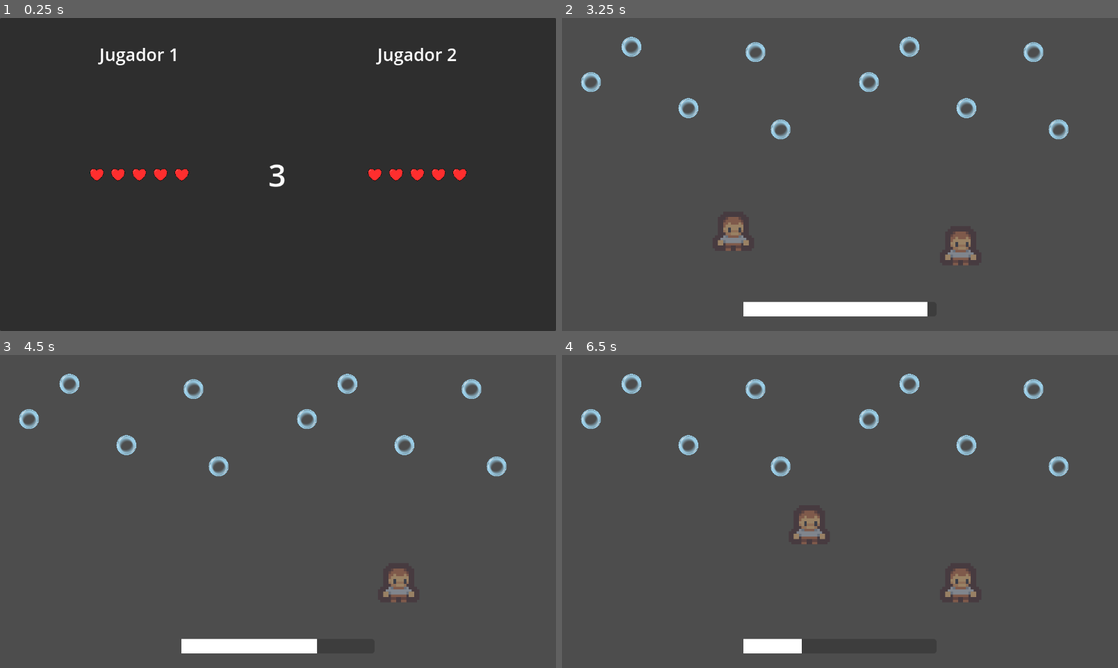
Above: before the commit, frames 1-4 (two rows, left to right).
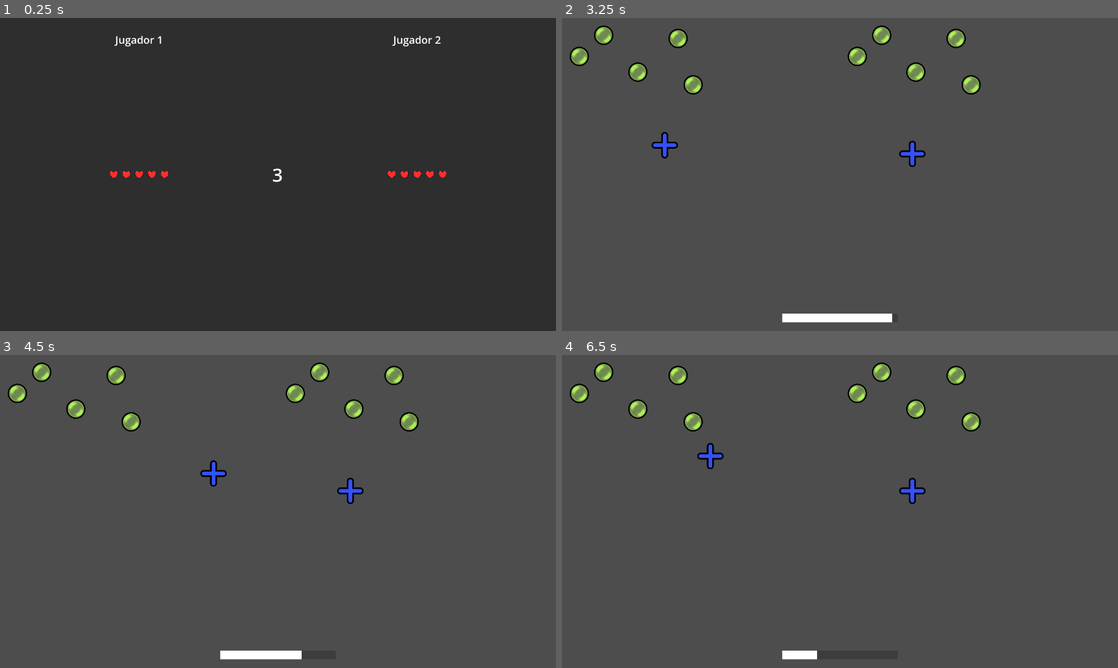
Above: after the commit, the same moments.

Repository: pablo4licante/gamejam-25
Game: Godot game, scene res://escenas/managers/main.tscn
The game is run twice, just before and just after one commit, with the same random seed, the same clock (stepped at 60 frames per second) and the same inputs.
Inputs:
- Up to frame 1 (0.25 s): no input
- Up to frame 2 (3.25 s): tap Enter at 0.5, 2 s; hold D (1_right) 0.53-2.03 s; tap W (1_up) at 0.77, 1.52, 3.02 s; tap Space at 1.25 s; hold A (1_left) 2.03-2.78 s; hold D (1_right) from 2.78 s (still down)
- Up to frame 3 (4.5 s): tap W (1_up) at 3.77 s; release D (1_right) at 4.28 s; hold A (1_left) from 4.28 s (still down)
- Up to frame 4 (6.5 s): tap W (1_up) at 4.52, 6.02 s; release A (1_left) at 5.03 s; hold D (1_right) 5.03-5.78 s; hold A (1_left) from 5.78 s (still down)

The runs differ from the first frame. In frame 1, 1.6% of the frame differs, in the area x 16-84%, y 5-54%; in frame 2, 5.9%, in the area x 1-92%, y 2-98%; in frame 3, 5.0%; in frame 4, 4.7%.

Commit message:
Estilo de max

Diff:
--- a/escenas/entidades/cursor_dispara.tscn
+++ b/escenas/entidades/cursor_dispara.tscn
@@ -1,7 +1,7 @@
 [gd_scene load_steps=5 format=3 uid="uid://bodn7uskalwok"]
 
 [ext_resource type="Script" path="res://escenas/entidades/cursor_dispara.gd" id="1_idjdx"]
-[ext_resource type="Texture2D" uid="uid://dsd8p2ifsciuh" path="res://assets/sprites/tile_0085.png" id="2_nqcl0"]
+[ext_resource type="Texture2D" uid="uid://peu1mxbofm7o" path="res://assets/sprites/cursor_azul.png" id="2_y38vy"]
 
 [sub_resource type="CircleShape2D" id="CircleShape2D_t83pe"]
 radius = 43.566
@@ -14,10 +14,9 @@
 script = ExtResource("1_idjdx")
 
 [node name="Sprite2D" type="Sprite2D" parent="."]
-modulate = Color(1, 1, 1, 0.447059)
 texture_filter = 3
-scale = Vector2(5.36, 5.36)
-texture = ExtResource("2_nqcl0")
+scale = Vector2(0.3, 0.3)
+texture = ExtResource("2_y38vy")
 
 [node name="CollisionShape2D" type="CollisionShape2D" parent="."]
 visible = false
--- a/escenas/entidades/objetivo_burbuja.tscn
+++ b/escenas/entidades/objetivo_burbuja.tscn
@@ -1,16 +1,18 @@
 [gd_scene load_steps=3 format=3 uid="uid://ciqljjbjkqo2m"]
 
-[ext_resource type="Texture2D" uid="uid://bnrmpb61hr8lv" path="res://assets/sprites/PompaAzul.png" id="2_uduhn"]
+[ext_resource type="Texture2D" uid="uid://bj1i45f2dkrq8" path="res://assets/sprites/Pompa_copia.png" id="1_ria32"]
 
 [sub_resource type="CircleShape2D" id="CircleShape2D_i2iyo"]
+radius = 20.6155
 
 [node name="ObjetivoBurbuja" type="StaticBody2D"]
 collision_layer = 2
 collision_mask = 0
 
 [node name="Sprite2D" type="Sprite2D" parent="."]
-scale = Vector2(0.0219988, 0.0219988)
-texture = ExtResource("2_uduhn")
+modulate = Color(0.682353, 0.94902, 0.345098, 1)
+scale = Vector2(0.05, 0.05)
+texture = ExtResource("1_ria32")
 
 [node name="CollisionShape2D" type="CollisionShape2D" parent="."]
 shape = SubResource("CircleShape2D_i2iyo")
--- a/escenas/entidades/plataforma_burbuja.tscn
+++ b/escenas/entidades/plataforma_burbuja.tscn
@@ -1,7 +1,7 @@
 [gd_scene load_steps=4 format=3 uid="uid://c1nn4hj3wbvb"]
 
-[ext_resource type="Texture2D" uid="uid://bnrmpb61hr8lv" path="res://assets/sprites/PompaAzul.png" id="1_c0lml"]
 [ext_resource type="Script" path="res://escenas/entidades/plataforma_burbuja.gd" id="1_p4r38"]
+[ext_resource type="Texture2D" uid="uid://bj1i45f2dkrq8" path="res://assets/sprites/Pompa_copia.png" id="2_myswq"]
 
 [sub_resource type="RectangleShape2D" id="RectangleShape2D_57bf0"]
 size = Vector2(43.2047, 10)
@@ -10,8 +10,8 @@
 script = ExtResource("1_p4r38")
 
 [node name="Sprite2D" type="Sprite2D" parent="."]
-scale = Vector2(0.0219988, 0.0219988)
-texture = ExtResource("1_c0lml")
+scale = Vector2(0.035, 0.035)
+texture = ExtResource("2_myswq")
 
 [node name="Area2D" type="Area2D" parent="."]
 collision_layer = 2
--- /dev/null
+++ b/escenas/entidades/plataforma_corta.tscn
@@ -0,0 +1,19 @@
+[gd_scene load_steps=3 format=3 uid="uid://c1l8kcqyq7x5g"]
+
+[ext_resource type="Texture2D" uid="uid://j0xrwi0psspm" path="res://assets/sprites/bloque_corto.png" id="1_853m8"]
+
+[sub_resource type="RectangleShape2D" id="RectangleShape2D_i8ho6"]
+size = Vector2(208.27, 514.944)
+
+[node name="PlataformaLarga" type="StaticBody2D"]
+collision_layer = 7
+collision_mask = 0
+
+[node name="Sprite2D" type="Sprite2D" parent="."]
+scale = Vector2(0.2, 0.2)
+texture = ExtResource("1_853m8")
+
+[node name="CollisionShape2D" type="CollisionShape2D" parent="."]
+position = Vector2(7.5, 10.7761)
+scale = Vector2(0.849859, 0.171762)
+shape = SubResource("RectangleShape2D_i8ho6")
--- /dev/null
+++ b/escenas/entidades/plataforma_larga.tscn
@@ -0,0 +1,19 @@
+[gd_scene load_steps=3 format=3 uid="uid://bepv1i4s7pgar"]
+
+[ext_resource type="Texture2D" uid="uid://cj8vkvghdexk2" path="res://assets/sprites/bloque_largo.png" id="1_deq28"]
+
+[sub_resource type="RectangleShape2D" id="RectangleShape2D_i8ho6"]
+size = Vector2(417, 447.688)
+
+[node name="PlataformaLarga" type="StaticBody2D"]
+collision_layer = 7
+collision_mask = 0
+
+[node name="Sprite2D" type="Sprite2D" parent="."]
+scale = Vector2(0.2, 0.2)
+texture = ExtResource("1_deq28")
+
+[node name="CollisionShape2D" type="CollisionShape2D" parent="."]
+position = Vector2(0, 5)
+scale = Vector2(0.849859, 0.171762)
+shape = SubResource("RectangleShape2D_i8ho6")
--- a/escenas/managers/main.gd
+++ b/escenas/managers/main.gd
@@ -23,10 +23,12 @@
 var nivel_ultimo = ""
 
 var niveles = {			# Tipo Victoria
-	"test2": [0],
-	#"test": [0],
+	#"test2": [0],
+	##"test": [0],
 	"dispara_1": [1],
-	"escena_plataformas_1": [1]
+	#"escena_plataformas_1": [1]
+	#"escena_plataformas_2": [1]
+	#"escena_plataformas_3": [1]
 }
 var nivel_tipo_victoria = 0
 
--- a/escenas/niveles/escena_plataformas_2.tscn
+++ b/escenas/niveles/escena_plataformas_2.tscn
@@ -1,20 +1,25 @@
 [gd_scene load_steps=9 format=3 uid="uid://d1qdveij1okpp"]
 
 [ext_resource type="Script" path="res://escenas/niveles/escena_plataformas_1.gd" id="1_hmvut"]
+[ext_resource type="Texture2D" uid="uid://ni7yjftytsuk" path="res://assets/fondos/fondo_atrapa_bandera.jpg" id="2_e7vav"]
 [ext_resource type="PackedScene" path="res://escenas/managers/bridge.tscn" id="2_k00ni"]
-[ext_resource type="Texture2D" uid="uid://cyhdqtfg0xq7d" path="res://assets/sprites/tile_0009.png" id="3_avalc"]
+[ext_resource type="Texture2D" uid="uid://b7v1kiki3841u" path="res://assets/sprites/bandera.png" id="3_ddmog"]
 [ext_resource type="PackedScene" uid="uid://r0fl5l5sychu" path="res://escenas/entidades/jugador_plataformas.tscn" id="4_02xmo"]
 [ext_resource type="PackedScene" uid="uid://c1nn4hj3wbvb" path="res://escenas/entidades/plataforma_burbuja.tscn" id="5_hjpym"]
+[ext_resource type="PackedScene" uid="uid://bepv1i4s7pgar" path="res://escenas/entidades/plataforma_larga.tscn" id="6_5n1hn"]
 
 [sub_resource type="RectangleShape2D" id="RectangleShape2D_ervy8"]
 
-[sub_resource type="PhysicsMaterial" id="PhysicsMaterial_65nee"]
-
-[sub_resource type="RectangleShape2D" id="RectangleShape2D_fh77o"]
-size = Vector2(417, 221)
-
 [node name="EscenaPlataformas2" type="Node"]
 script = ExtResource("1_hmvut")
+
+[node name="TextureRect" type="TextureRect" parent="."]
+modulate = Color(0, 1, 1, 1)
+offset_left = -287.0
+offset_top = -284.0
+offset_right = 935.0
+offset_bottom = 1037.0
+texture = ExtResource("2_e7vav")
 
 [node name="Bridge" parent="." instance=ExtResource("2_k00ni")]
 position = Vector2(-152, 99)
@@ -24,8 +29,8 @@
 
 [node name="Sprite2D" type="Sprite2D" parent="Destiny"]
 texture_filter = 1
-scale = Vector2(5.06071, 8.42428)
-texture = ExtResource("3_avalc")
+scale = Vector2(0.1, 0.1)
+texture = ExtResource("3_ddmog")
 
 [node name="Area2D" type="Area2D" parent="Destiny"]
 collision_layer = 2
@@ -33,81 +38,6 @@
 [node name="CollisionShape2D" type="CollisionShape2D" parent="Destiny/Area2D"]
 scale = Vector2(4.06419, 6.73675)
 shape = SubResource("RectangleShape2D_ervy8")
-
-[node name="Node2D" type="StaticBody2D" parent="."]
-position = Vector2(-201, 843)
-collision_layer = 7
-physics_material_override = SubResource("PhysicsMaterial_65nee")
-
-[node name="ColorRect" type="ColorRect" parent="Node2D"]
-anchors_preset = 8
-anchor_left = 0.5
-anchor_top = 0.5
-anchor_right = 0.5
-anchor_bottom = 0.5
-offset_left = -208.0
-offset_top = -110.0
-offset_right = 208.0
-offset_bottom = 109.0
-grow_horizontal = 2
-grow_vertical = 2
-color = Color(0.453164, 0.905678, 0.490577, 1)
-metadata/_edit_use_anchors_ = true
-
-[node name="Sprite2D" type="Sprite2D" parent="Node2D"]
-
-[node name="CollisionShape2D" type="CollisionShape2D" parent="Node2D"]
-shape = SubResource("RectangleShape2D_fh77o")
-
-[node name="Node2D2" type="StaticBody2D" parent="."]
-position = Vector2(-226, 126)
-collision_layer = 7
-physics_material_override = SubResource("PhysicsMaterial_65nee")
-
-[node name="ColorRect" type="ColorRect" parent="Node2D2"]
-anchors_preset = 8
-anchor_left = 0.5
-anchor_top = 0.5
-anchor_right = 0.5
-anchor_bottom = 0.5
-offset_left = -208.0
-offset_top = -110.0
-offset_right = 208.0
-offset_bottom = 109.0
-grow_horizontal = 2
-grow_vertical = 2
-color = Color(0.453164, 0.905678, 0.490577, 1)
-metadata/_edit_use_anchors_ = true
-
-[node name="Sprite2D" type="Sprite2D" parent="Node2D2"]
-
-[node name="CollisionShape2D" type="CollisionShape2D" parent="Node2D2"]
-shape = SubResource("RectangleShape2D_fh77o")
-
-[node name="Node2D3" type="StaticBody2D" parent="."]
-position = Vector2(718, 450)
-collision_layer = 7
-physics_material_override = SubResource("PhysicsMaterial_65nee")
-
-[node name="ColorRect" type="ColorRect" parent="Node2D3"]
-anchors_preset = 8
-anchor_left = 0.5
-anchor_top = 0.5
-anchor_right = 0.5
-anchor_bottom = 0.5
-offset_left = -208.0
-offset_top = -110.0
-offset_right = 208.0
-offset_bottom = 109.0
-grow_horizontal = 2
-grow_vertical = 2
-color = Color(0.453164, 0.905678, 0.490577, 1)
-metadata/_edit_use_anchors_ = true
-
-[node name="Sprite2D" type="Sprite2D" parent="Node2D3"]
-
-[node name="CollisionShape2D" type="CollisionShape2D" parent="Node2D3"]
-shape = SubResource("RectangleShape2D_fh77o")
 
 [node name="JugadorPlataformas" parent="." instance=ExtResource("4_02xmo")]
 position = Vector2(-57, 683)
@@ -140,3 +70,12 @@
 scale = Vector2(-1.67065, -9.07751)
 anchor_mode = 0
 zoom = Vector2(0.5, 0.5)
+
+[node name="PlataformaLarga" parent="." instance=ExtResource("6_5n1hn")]
+position = Vector2(-161, 766)
+
+[node name="PlataformaLarga2" parent="." instance=ExtResource("6_5n1hn")]
+position = Vector2(675, 383)
+
+[node name="PlataformaLarga3" parent="." instance=ExtResource("6_5n1hn")]
+position = Vector2(-216, 57)
--- a/escenas/niveles/escena_plataformas_3.tscn
+++ b/escenas/niveles/escena_plataformas_3.tscn
@@ -1,6 +1,7 @@
-[gd_scene load_steps=9 format=3 uid="uid://dbesg3xjduas7"]
+[gd_scene load_steps=10 format=3 uid="uid://dbesg3xjduas7"]
 
 [ext_resource type="Script" path="res://escenas/niveles/escena_plataformas_1.gd" id="1_8uool"]
+[ext_resource type="Texture2D" uid="uid://ni7yjftytsuk" path="res://assets/fondos/fondo_atrapa_bandera.jpg" id="2_e7acr"]
 [ext_resource type="PackedScene" path="res://escenas/managers/bridge.tscn" id="2_vyskl"]
 [ext_resource type="Texture2D" uid="uid://cyhdqtfg0xq7d" path="res://assets/sprites/tile_0009.png" id="3_5176p"]
 [ext_resource type="PackedScene" uid="uid://r0fl5l5sychu" path="res://escenas/entidades/jugador_plataformas.tscn" id="4_xgfom"]
@@ -15,6 +16,14 @@
 
 [node name="EscenaPlataformas3" type="Node"]
 script = ExtResource("1_8uool")
+
+[node name="TextureRect" type="TextureRect" parent="."]
+modulate = Color(0, 1, 1, 1)
+offset_left = -358.0
+offset_top = -56.0
+offset_right = 945.0
+offset_bottom = 1329.0
+texture = ExtResource("2_e7acr")
 
 [node name="Bridge" parent="." instance=ExtResource("2_vyskl")]
 position = Vector2(-185, 599)
--- a/project.godot
+++ b/project.godot
@@ -17,6 +17,8 @@
 
 [display]
 
+window/size/viewport_width=1920
+window/size/viewport_height=1080
 window/stretch/mode="viewport"
 window/stretch/aspect="expand"
 window/stretch/scale_mode="integer"
Binary file added: assets/fondos/fondo_atrapa_bandera.jpg
Not shown, added: assets/fondos/fondo_atrapa_bandera.jpg.import
Binary file added: assets/sprites/Pompa_copia.png
Not shown, added: assets/sprites/Pompa_copia.png.import
Binary file added: assets/sprites/bandera.png
Not shown, added: assets/sprites/bandera.png.import
Binary file added: assets/sprites/bloque_corto.png
Not shown, added: assets/sprites/bloque_corto.png.import
Binary file added: assets/sprites/bloque_largo.png
Not shown, added: assets/sprites/bloque_largo.png.import
Binary file added: assets/sprites/chincheta_azul.png
Not shown, added: assets/sprites/chincheta_azul.png.import
(and 14 more such lines)
